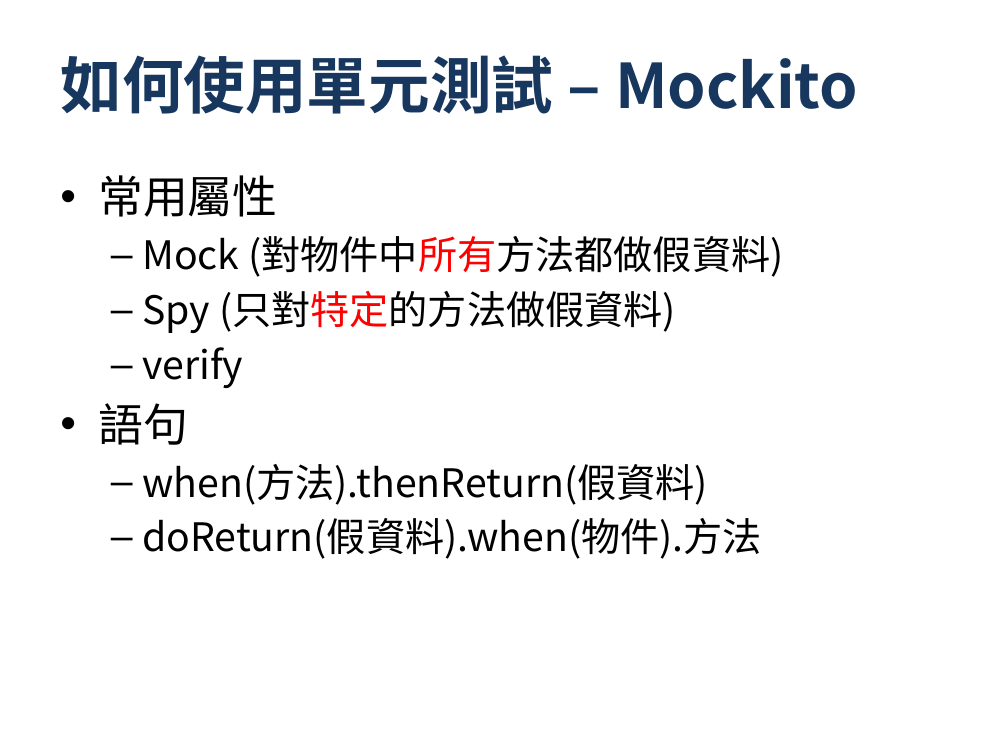
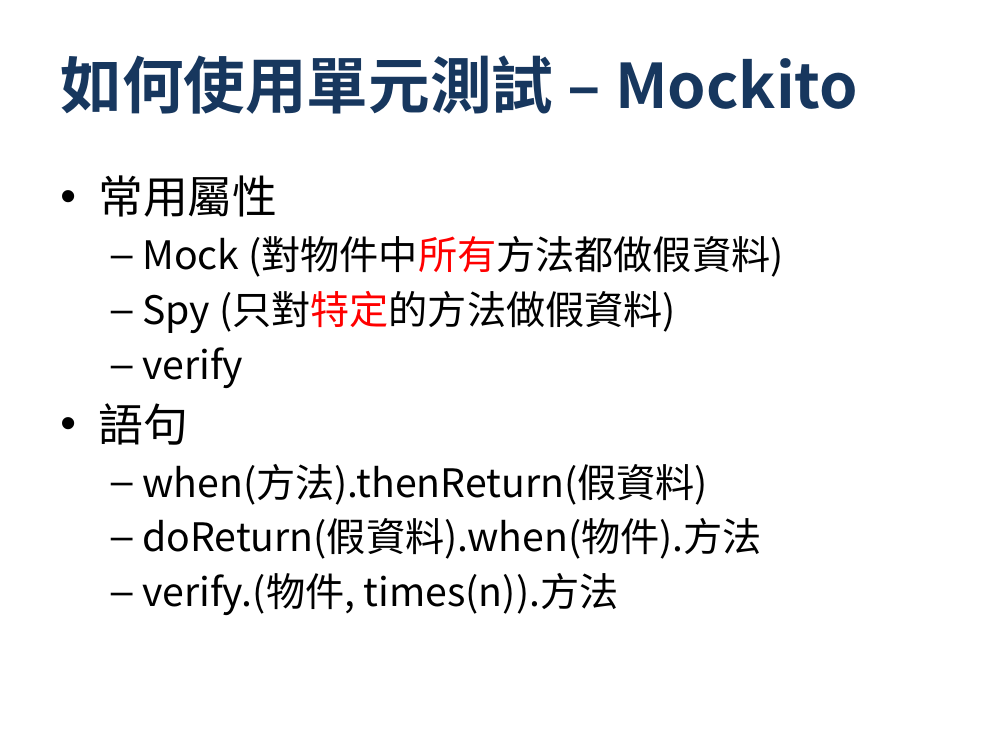
Before and after one commit to progden/hyUnitTestSharing, a slide deck: slide 7 of HYT - UnitTest.pptx. Drawn at 1008x756 pixels with LibreOffice and Linux fonts; fonts in the diff are those of the drawing; background and template pictures are left out. Boxes give left, top, right and bottom in pixels: in the first picture for what was removed or moved away, otherwise in the second. Text is boxed around its words. In the diff, an @@ line names an element or a change of style, - is before the commit and + after.

```diff
--- a/HYT - UnitTest.pptx
+++ b/HYT - UnitTest.pptx
@@ text at bbox=[142, 573, 619, 615]: paragraph added @@
+  – verify.(物件, times(n)).方法
```
Also in this commit, not shown: 1 other slide changed, 1 slide added.
